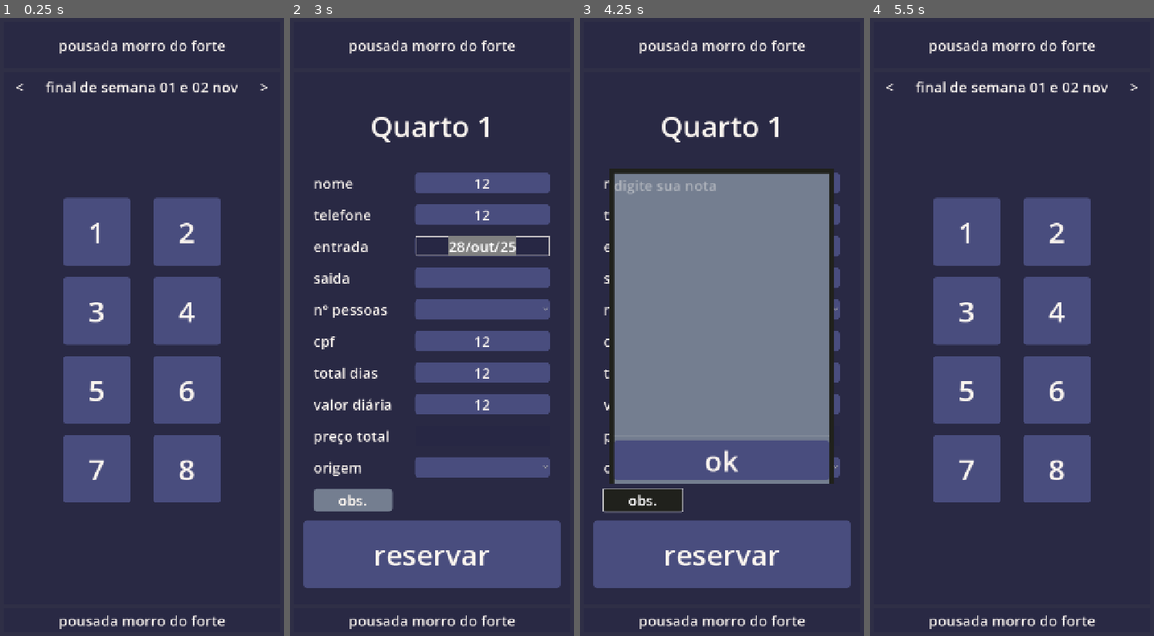
Above: before the commit, frames 1-4 (left to right).
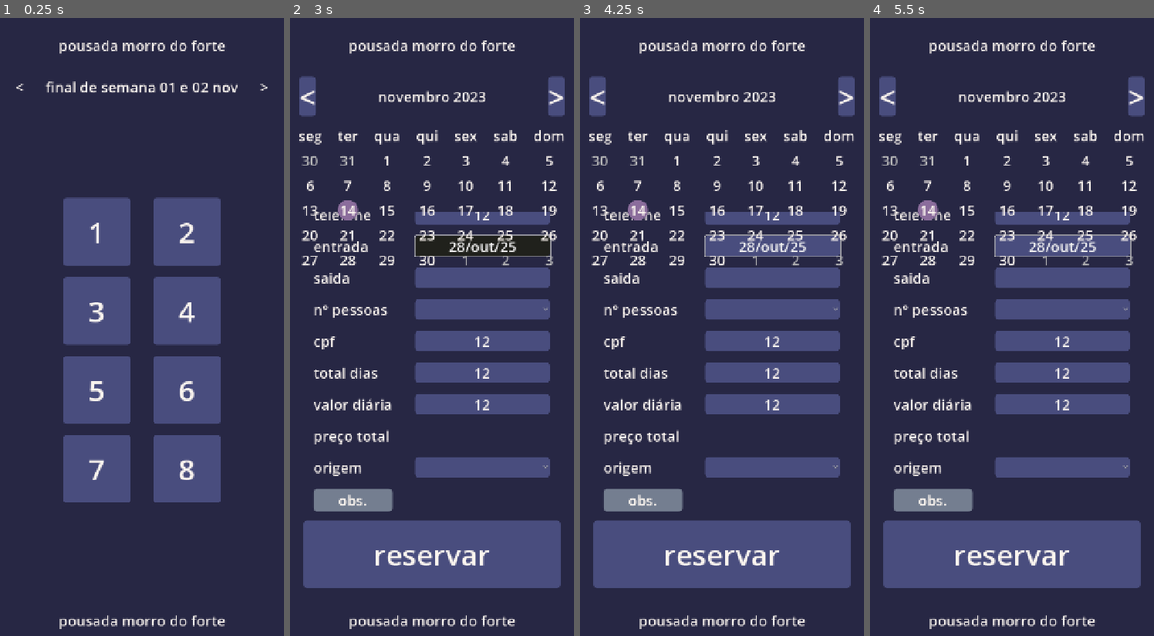
Above: after the commit, the same moments.

Repository: jazzdaniel/app_pousada
Game: Godot game, scene res://main.tscn
The game is run twice, just before and just after one commit, with the same random seed, the same clock (stepped at 60 frames per second) and the same inputs.
Inputs (mouse positions are in pixels of both pictures, inside the frame that each line leads up to):
- Up to frame 1 (0.25 s): no input
- Up to frame 2 (3 s): click "1" at 0.5 s; click (483, 184) at 1.27 s; type "12" at 1.35 s; click (483, 215) at 1.5 s; type "12" at 1.58 s; click (483, 339) at 1.73 s; type "12" at 1.82 s; click (483, 370) at 2.02 s; type "12" at 2.1 s; click (483, 401) at 2.25 s; type "12" at 2.33 s; click (483, 246) at 2.75 s, where only the run after the commit has a clickable "28/out/25"
- Up to frame 3 (4.25 s): click "obs." at 3.5 s
- Up to frame 4 (5.5 s): click (1012, 462) at 4.25 s, where only the run before the commit has a clickable "ok"; click "reservar" at 5 s

The runs differ from the first frame. In frame 2, 7.3% of the frame differs, in the area x 3-97%, y 9-41%; in frame 3, 42%, in the area x 3-97%, y 9-81%; in frame 4, 37%.

Commit message:
changed dates line_edits to buttons that call the calendar
next step is making the calendar update the button.text and the reservation array that will sent to the database

Diff:
--- a/calendar.tscn
+++ b/calendar.tscn
@@ -25,6 +25,7 @@
 offset_bottom = -868.0
 grow_horizontal = 2
 grow_vertical = 2
+theme = ExtResource("1_d4o2l")
 
 [node name="VBoxContainer" type="VBoxContainer" parent="Panel"]
 layout_mode = 1
--- a/date_button.gd
+++ b/date_button.gd
@@ -24,4 +24,3 @@
 func shadow_last_and_next_month():
 	if calendar_ref.selected_date.month != date.month:
 			self.theme_type_variation=("button_calendar_not_this_month")
-			print ('mind the bogus')
--- a/reservation.gd
+++ b/reservation.gd
@@ -1,15 +1,17 @@
 extends Panel
+class_name Calendar
 
 @export var reservation_button:Button
 @export var note_button:Button
-@export var entry_date:LineEdit
-@export var exit_date:LineEdit
+@export var entry_date:Button
+@export var exit_date:Button
 @export var room_id:Label
 @export var comment_pop_up:PopupPanel
 @export var ok_button_text_edit:Button
 @export var comment_text_edit:TextEdit
 
 
+var calendar_scene=preload("res://calendar.tscn")
 
 var nome:String
 var telefone:String
@@ -42,6 +44,8 @@
 	numero_hospedes,cpf,dias_permanencia,valor_diaria,valor_total,obs]
 	print(JSON.stringify(reservation_array))
 
+	entry_date.pressed.connect(_open_entry_calendar)
+	exit_date.pressed.connect(_open_exit_calendar)
 
 
 
@@ -59,3 +63,11 @@
 
 func _on_ok_button_text_edit_pressed() -> void:
 	comment_pop_up.hide()
+
+func _open_entry_calendar():
+	var instance=calendar_scene.instantiate()
+	add_child(instance)
+
+	pass
+func _open_exit_calendar():
+	pass
--- a/reservation.tscn
+++ b/reservation.tscn
@@ -1,7 +1,8 @@
-[gd_scene load_steps=4 format=3 uid="uid://vq6dy1sfgfwb"]
+[gd_scene load_steps=5 format=3 uid="uid://vq6dy1sfgfwb"]
 
 [ext_resource type="Theme" uid="uid://c0j0vl8xxqru4" path="res://theme01.tres" id="1_1dli3"]
 [ext_resource type="Script" uid="uid://cs06mquf4b1dx" path="res://reservation.gd" id="2_6jst5"]
+[ext_resource type="StyleBox" uid="uid://bycncr5c6frp1" path="res://button_styleboxflat.tres" id="3_tb43f"]
 
 [sub_resource type="Theme" id="Theme_6jst5"]
 
@@ -17,8 +18,8 @@
 script = ExtResource("2_6jst5")
 reservation_button = NodePath("MarginContainer/VBoxContainer/MarginContainer3/button_reservation")
 note_button = NodePath("MarginContainer/VBoxContainer/GridContainer/comentário")
-entry_date = NodePath("MarginContainer/VBoxContainer/GridContainer/entry_date")
-exit_date = NodePath("MarginContainer/VBoxContainer/GridContainer/LineEdit4")
+entry_date = NodePath("MarginContainer/VBoxContainer/GridContainer/entry_button")
+exit_date = NodePath("MarginContainer/VBoxContainer/GridContainer/exit_button")
 room_id = NodePath("MarginContainer/VBoxContainer/MarginContainer/room_id")
 comment_pop_up = NodePath("MarginContainer/VBoxContainer/GridContainer/comentário/PopupPanel")
 ok_button_text_edit = NodePath("MarginContainer/VBoxContainer/GridContainer/comentário/PopupPanel/VBoxContainer/ok_button_text_edit")
@@ -89,13 +90,10 @@
 theme = ExtResource("1_1dli3")
 text = "entrada"
 
-[node name="entry_date" type="LineEdit" parent="MarginContainer/VBoxContainer/GridContainer"]
-custom_minimum_size = Vector2(300, 0)
-layout_mode = 2
-size_flags_horizontal = 8
-theme = ExtResource("1_1dli3")
-alignment = 1
-select_all_on_focus = true
+[node name="entry_button" type="Button" parent="MarginContainer/VBoxContainer/GridContainer"]
+layout_mode = 2
+theme_type_variation = &"smallButton"
+theme_override_styles/normal = ExtResource("3_tb43f")
 
 [node name="Label4" type="Label" parent="MarginContainer/VBoxContainer/GridContainer"]
 layout_mode = 2
@@ -103,13 +101,10 @@
 theme = ExtResource("1_1dli3")
 text = "saida"
 
-[node name="LineEdit4" type="LineEdit" parent="MarginContainer/VBoxContainer/GridContainer"]
-custom_minimum_size = Vector2(300, 0)
-layout_mode = 2
-size_flags_horizontal = 8
-theme = ExtResource("1_1dli3")
-alignment = 1
-select_all_on_focus = true
+[node name="exit_button" type="Button" parent="MarginContainer/VBoxContainer/GridContainer"]
+layout_mode = 2
+theme_type_variation = &"smallButton"
+theme_override_styles/normal = ExtResource("3_tb43f")
 
 [node name="Label8" type="Label" parent="MarginContainer/VBoxContainer/GridContainer"]
 layout_mode = 2
--- a/theme01.tres
+++ b/theme01.tres
@@ -27,7 +27,7 @@
 bg_color = Color(0.15294118, 0.15294118, 0.26666668, 1)
 
 [sub_resource type="StyleBoxFlat" id="StyleBoxFlat_c7iw2"]
-bg_color = Color(0.15294118, 0.15294118, 0.26666668, 0.78431374)
+bg_color = Color(0.15294118, 0.15294118, 0.26666668, 1)
 
 [sub_resource type="StyleBoxFlat" id="StyleBoxFlat_b3uyu"]
 bg_color = Color(0.45490196, 0.49411765, 0.5647059, 1)
